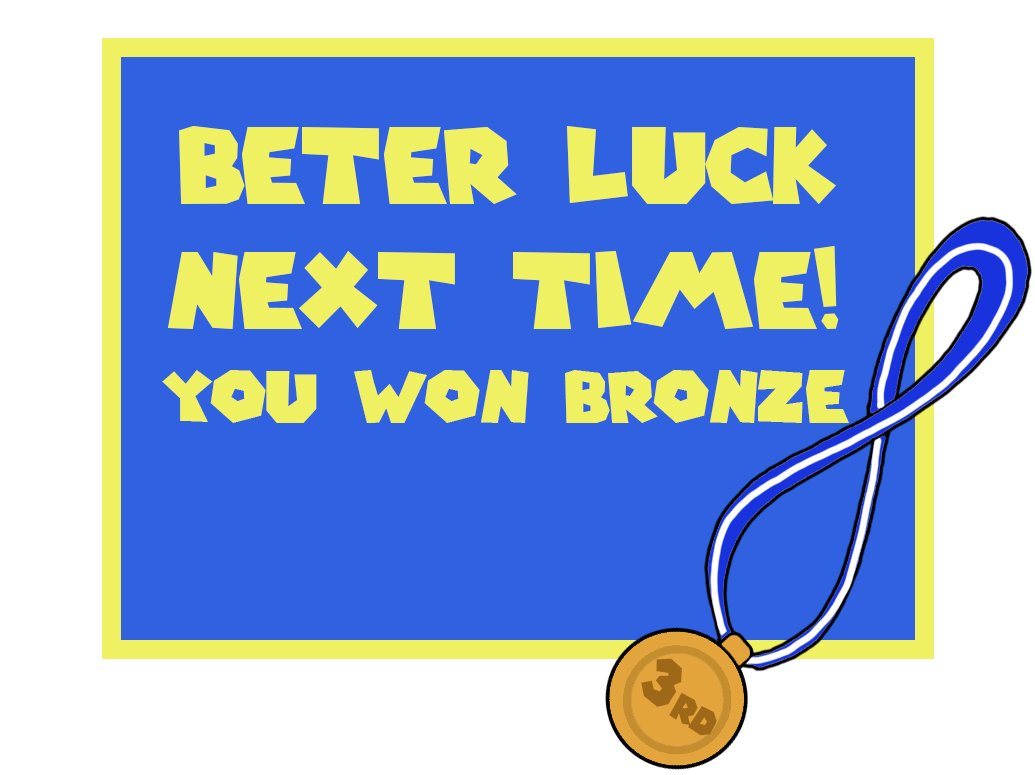
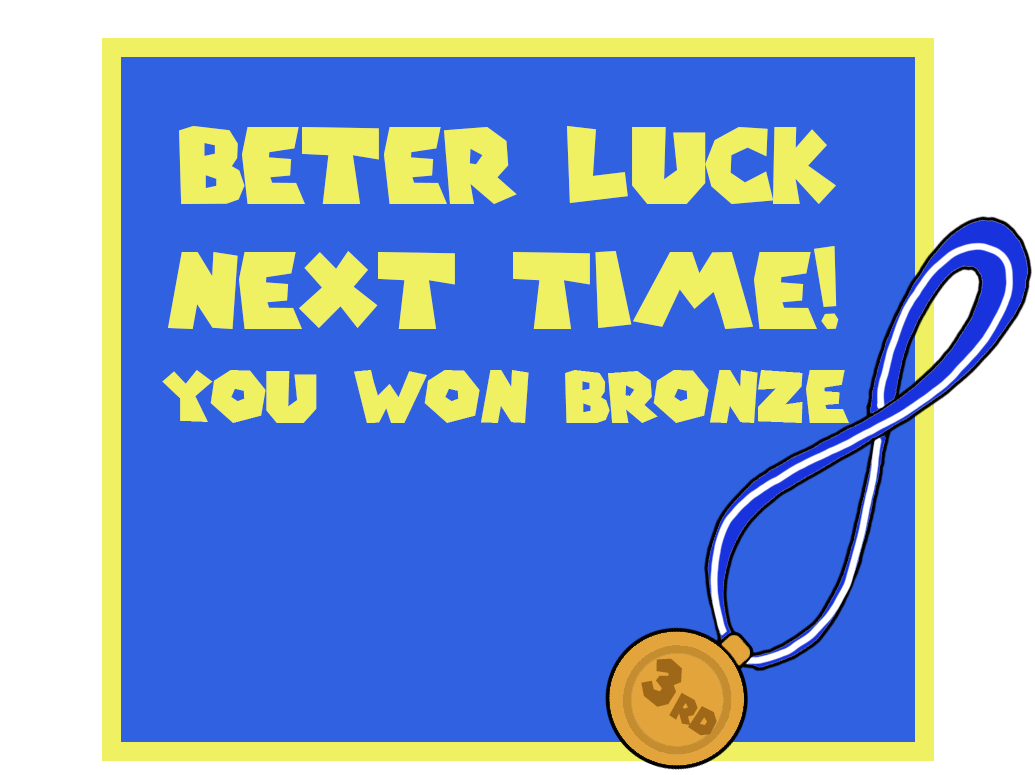
Layered file, before and after one edit (1035 × 775). Changes by layer:
painted on "Rectangle 1" over [102, 640, 934, 761]
